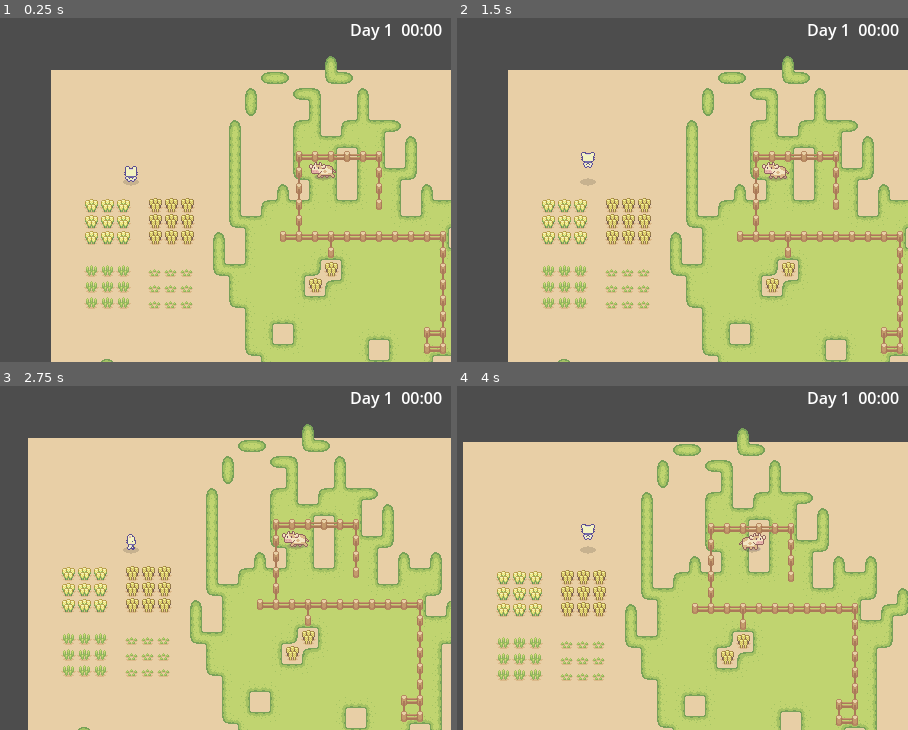
Above: before the commit, frames 1-4 (two rows, left to right).
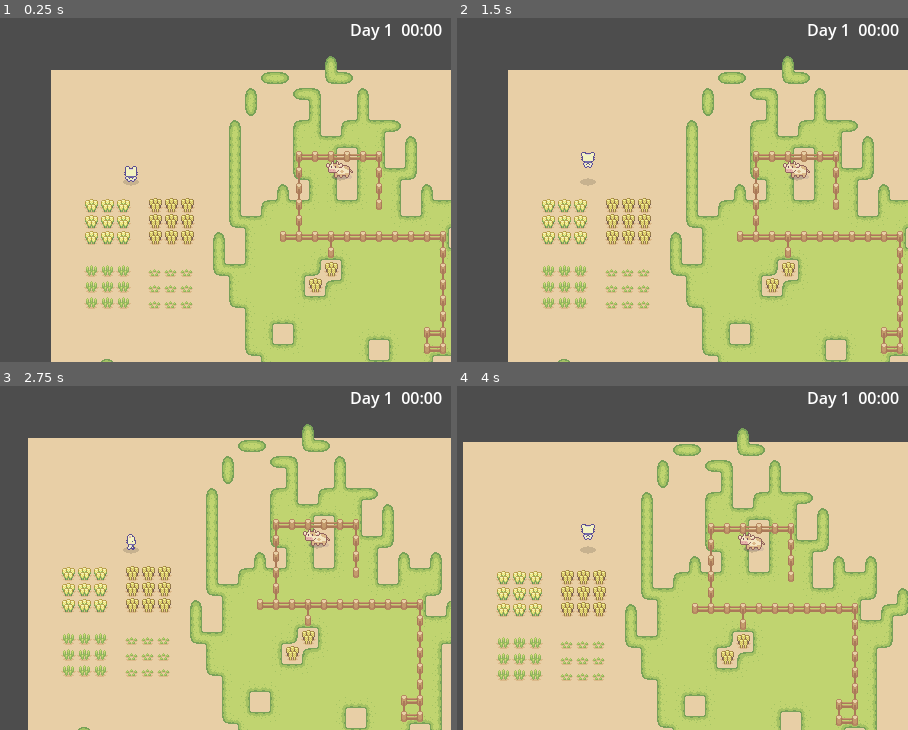
Above: after the commit, the same moments.

Repository: Maaack/Only-Harvest
Game: Godot game, scene res://Scenes/MainGameUI/MainGameUI.tscn
Two runs of this game, one before a commit and one after it. Both use one fixed random seed, a clock stepped at 60 frames per second and the inputs below.
Inputs:
- Up to frame 1 (0.25 s): no input
- Up to frame 2 (1.5 s): hold D (move_right) 0.53-1.28 s; hold E (action) 0.53-1.28 s; tap Space (jump) at 0.77 s; hold S (move_down) from 1.28 s (still down); tap E (action) at 1.35 s
- Up to frame 3 (2.75 s): tap Space (jump) at 1.52 s; release S (move_down) at 2.03 s; hold D (move_right) from 2.03 s (still down); hold E (action) from 2.03 s (still down)
- Up to frame 4 (4 s): release D (move_right) at 2.78 s; release E (action) at 2.78 s; hold W (move_up) 2.78-3.53 s; tap E (action) at 2.85 s; tap Space (jump) at 3.02, 3.77 s; hold A (move_left) from 3.53 s (still down); hold E (action) from 3.53 s (still down)

The runs differ from the first frame. In frame 1, 0.4% of the frame differs, in the area x 68-79%, y 41-48%; in frame 2, 0.4%, in the area x 67-79%, y 41-48%; in frame 3, 0.4%; in frame 4, 0.2%.

Commit message:
Guard dogs chase player around fences.

Diff:
--- a/Scenes/GuardDog/GuardDog.gd
+++ b/Scenes/GuardDog/GuardDog.gd
@@ -48,7 +48,7 @@
 
 func _get_navigation_point():
 	if next_navigation_points.is_empty():
-		return Vector2.ZERO
+		return position
 	var next_navigation_point = next_navigation_points[0]
 	if next_navigation_points.size() > 1 and (next_navigation_point - position).length_squared() < pow(MIN_TARGET_MOVE_DISTANCE,2):
 		next_navigation_points = next_navigation_points.slice(1)
--- a/Scenes/GuardDog/GuardDog.tscn
+++ b/Scenes/GuardDog/GuardDog.tscn
@@ -6,7 +6,7 @@
 
 [sub_resource type="CapsuleShape2D" id="CapsuleShape2D_car6v"]
 radius = 4.0
-height = 24.0
+height = 16.0
 
 [sub_resource type="Animation" id="Animation_c4cb2"]
 resource_name = "FaceE"
@@ -204,6 +204,7 @@
 collision_layer = 17
 collision_mask = 3
 motion_mode = 1
+wall_min_slide_angle = 0.0
 script = ExtResource("1_i2w6n")
 
 [node name="ShadowSprite2D" type="Sprite2D" parent="."]
--- a/Scenes/World/AStarGridServer.gd
+++ b/Scenes/World/AStarGridServer.gd
@@ -137,7 +137,7 @@
 	astar = AStarGrid2D.new()
 	astar.region = region
 	astar.cell_size = Vector2(cell_size)
-	astar.diagonal_mode = AStarGrid2D.DIAGONAL_MODE_AT_LEAST_ONE_WALKABLE
+	astar.diagonal_mode = AStarGrid2D.DIAGONAL_MODE_ONLY_IF_NO_OBSTACLES
 	astar.jumping_enabled = true
 	astar.update()
 
--- a/Scenes/World/World.gd
+++ b/Scenes/World/World.gd
@@ -60,10 +60,14 @@
 		_clear_crop_tile(used_cell)
 
 func _update_guard_dog_nav(guard_dog_node : GuardDog):
+	var target_position : Vector2
 	if guard_dog_node.faction in player_trespassing_properties:
-		guard_dog_node.next_navigation_points = [player_character.position]
+		target_position = player_character.position
 	else:
-		guard_dog_node.next_navigation_points = [guard_dog_node.guard_position]
+		target_position = guard_dog_node.guard_position
+	var points_array : Array = $AStarGridServer.get_world_path_avoiding_points(guard_dog_node.position, target_position)
+	points_array.pop_front()
+	guard_dog_node.next_navigation_points = points_array
 
 func _connect_guard_dog(guard_dog_node : GuardDog):
 	guard_dog_node.connect("nav_update_requested", _update_guard_dog_nav.bind(guard_dog_node))
--- a/Scenes/World/World.tscn
+++ b/Scenes/World/World.tscn
@@ -7,6 +7,7 @@
 [ext_resource type="PackedScene" uid="uid://df6fcrlg0kjsv" path="res://Scenes/PlayerCharacter/PlayerCharacter.tscn" id="3_vvfm4"]
 [ext_resource type="Texture2D" uid="uid://m0j0oacx0vki" path="res://Assets/Sourced/Sprout Lands/Objects/Basic Plants.png" id="5_05bd4"]
 [ext_resource type="Script" path="res://Scenes/World/AStarGridServer.gd" id="6_gb1ut"]
+[ext_resource type="Texture2D" uid="uid://cgcm6qhrgqdlq" path="res://Assets/Originals/Sprites/navigation_point.png" id="7_4003p"]
 [ext_resource type="PackedScene" uid="uid://b8h64mseoitm" path="res://Scenes/GuardDog/GuardDog.tscn" id="7_n0m51"]
 [ext_resource type="PackedScene" uid="uid://by5xvbhtw6dfp" path="res://Scenes/PrivateProperty/PrivateProperty.tscn" id="9_vhaf2"]
 
@@ -928,8 +929,10 @@
 
 [node name="AStarGridServer" type="Node2D" parent="." node_paths=PackedStringArray("exclude_tilemaps")]
 script = ExtResource("6_gb1ut")
+region = Rect2i(0, -10, 32, 32)
 exclude_tilemaps = [NodePath("../TileMap")]
 exclude_tilemap_layer = 2
+debug_cell_texture = ExtResource("7_4003p")
 
 [node name="Characters" type="Node2D" parent="."]
 y_sort_enabled = true
Binary file added: Assets/Originals/Sprites/navigation_point.png
Not shown, added: Assets/Originals/Sprites/navigation_point.png.import
Not shown: 1 places in Scenes/World/World.tscn that only renumber resources
